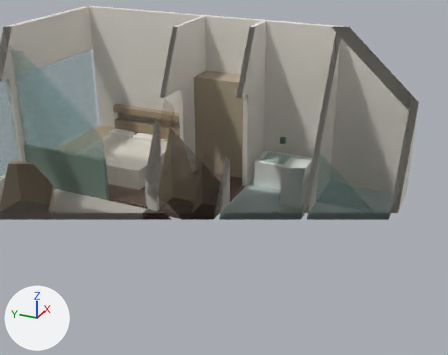
An edit to the glTF model deliverables/B8-2F_幾何模型_v0.3.glb, drawn before and after from the same camera.
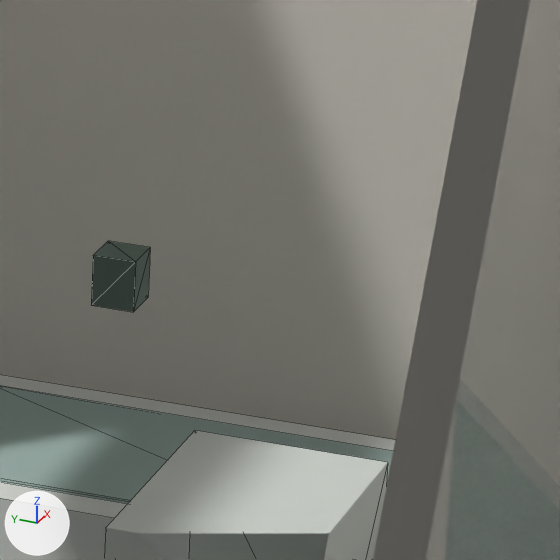
The first picture shows the older version from a 50 mm lens placed at (-3.72, -1.5, 5.82), pointed at (7.29, 3.45, 0.31). The close-ups show the older and then the newer version on the part from 60% to 74% of the width and 31% to 48% of the height of that picture. Only the edits that show in the close-ups are written down. Lighting does not change. The marker at lower left points along +X, +Y and +Z. The close-ups show mesh edges as thin lines. Everything nearer to the camera than a plane just in front of the edit is cut away. Vertices at exactly the same position are counted once.

Script lines for the objects in view, before the commit:
```python
me_mesh_91 = bpy.data.meshes.new('Mesh_91')
me_mesh_91.from_pydata(...)  # a box spanning x -0.3..0.3, y -0.225..0.225, z -0.41..0.41
me_mesh_91.materials.append(mat_material_91)  # white #e6ece6
me_mesh_92 = bpy.data.meshes.new('Mesh_92')
me_mesh_92.from_pydata(...)  # a box spanning x -0.05..0.05, y -0.05..0.05, z -0.06..0.06
me_mesh_92.materials.append(mat_material_92)  # grey #687b72
me_mesh_96 = bpy.data.meshes.new('Mesh_96')
me_mesh_96.from_pydata(...)  # a box spanning x -0.01..0.01, y -0.75..0.75, z -1.05..1.05
me_mesh_96.materials.append(mat_material_96)  # cyan #85b9b5
ob_main_shower_faucet = bpy.data.objects.new('main-shower-faucet', me_mesh_92)
ob_main_shower_faucet.location = (7.8, 2.34, 1.16)
ob_main_wash = bpy.data.objects.new('main-wash', me_mesh_91)
ob_main_wash.location = (7.5, 1.925, 0.41)
ob_shower_screen = bpy.data.objects.new('shower-screen', me_mesh_96)
ob_shower_screen.location = (7.6, 0.75, 1.05)
# also in view: 'bath-tub-water' at (8.2, 2.35, 0.56); 'outer-right' at (8.73, 3.78, 1.7); 'bath-tub' at (8.2, 2.35, 0.28); 'bath-divider' at (7.31, 1.55, 1.7)
```
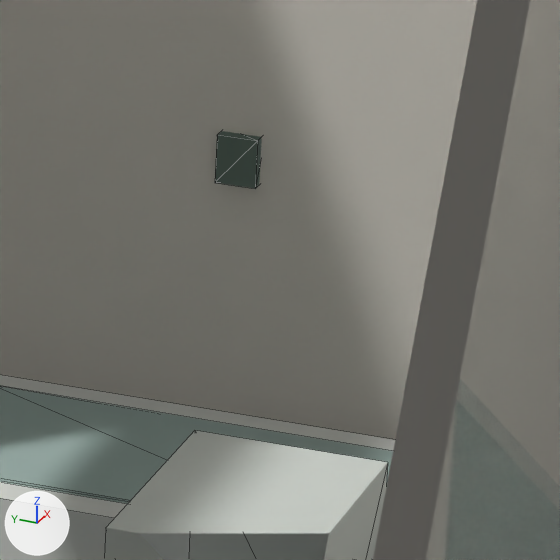
Location of each change, [x1, y1, x2, y2] in pixels of the close-ups (560 x 560 px):
'main-shower-faucet', moved, rescaled (20% narrower, 18% shorter)
    before: [91, 241, 150, 312]
    after: [215, 131, 262, 189]

The change in detail:
me_mesh_92 is used by ob_main_shower_faucet; location (7.8, 2.34, 1.16).
me_mesh_92 had 8 vertices, 12 faces and spanned x -0.05..0.05, y -0.05..0.05, z -0.06..0.06.
me_mesh_92 now has 8 vertices, 12 faces and spans x -0.03..0.03, y -0.05..0.05, z -0.06..0.06.
me_mesh_92 part 1: the whole mesh is scaled about its middle by (0.6, 1, 1).
Object 'main-shower-faucet' (ob_main_shower_faucet) moves from (7.8, 2.34, 1.16) to (8.65, 2.34, 1.16).
